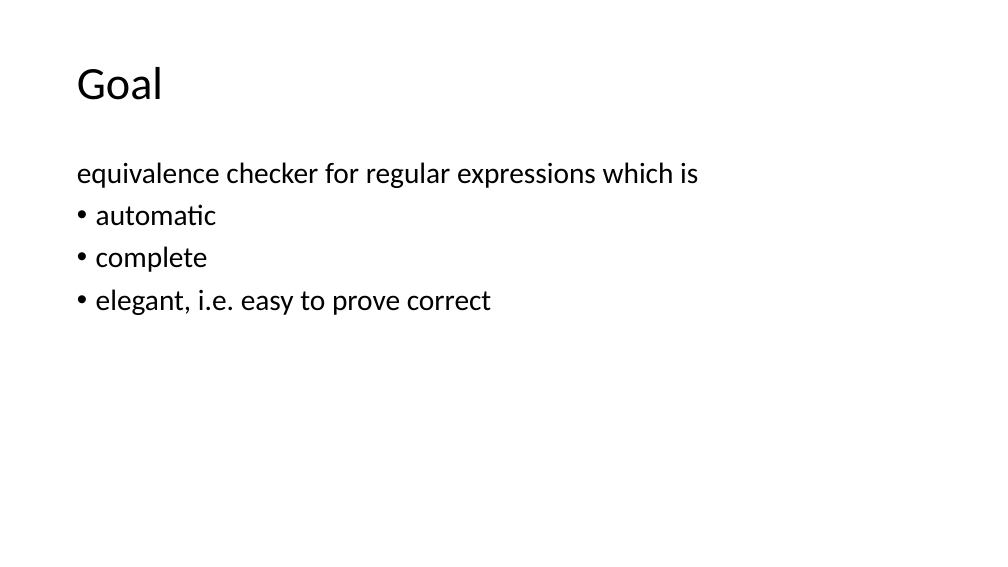
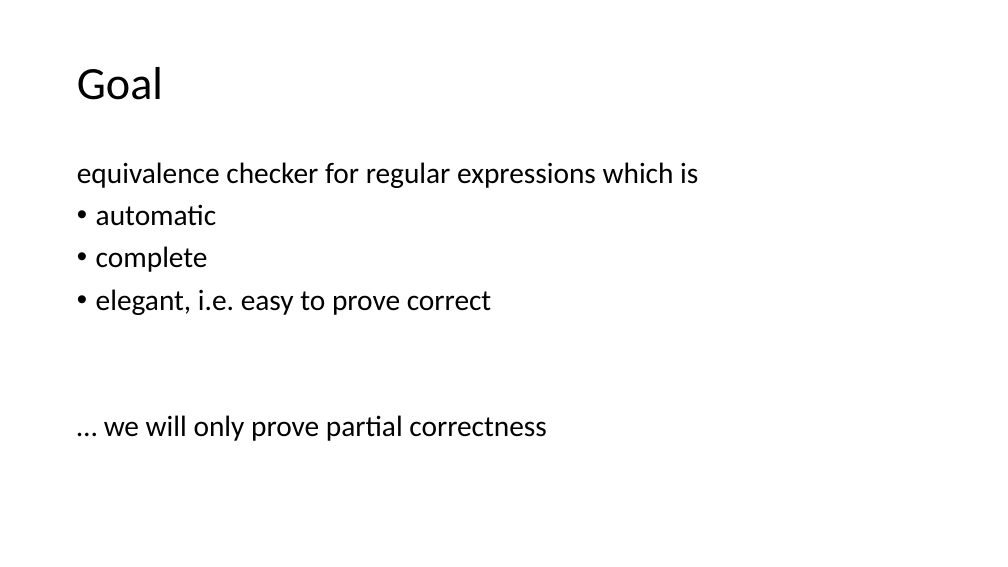
Before and after one commit to Helli/fds_seminar, a slide deck: slide 2 of slides.pptx. Drawn at 1008x567 pixels with LibreOffice and Linux fonts; fonts in the diff are those of the drawing. Boxes give left, top, right and bottom in pixels: in the first picture for what was removed or moved away, otherwise in the second. Text is boxed around its words. In the diff, an @@ line names an element or a change of style, - is before the commit and + after.

```diff
--- a/slides.pptx
+++ b/slides.pptx
@@ text at bbox=[104, 415, 547, 441]: paragraph added @@
+… we will only prove partial correctness
```
Also in this commit, not shown: 5 slides added, 3 other files.
